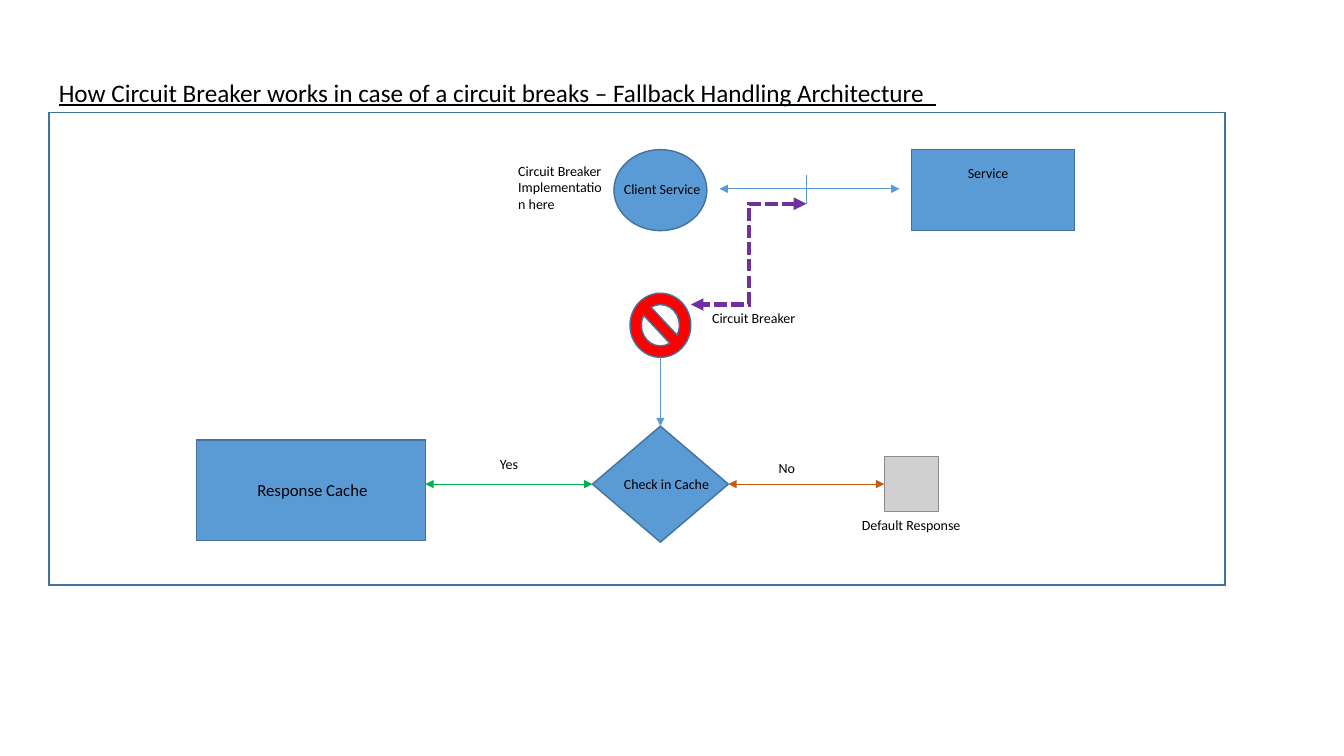
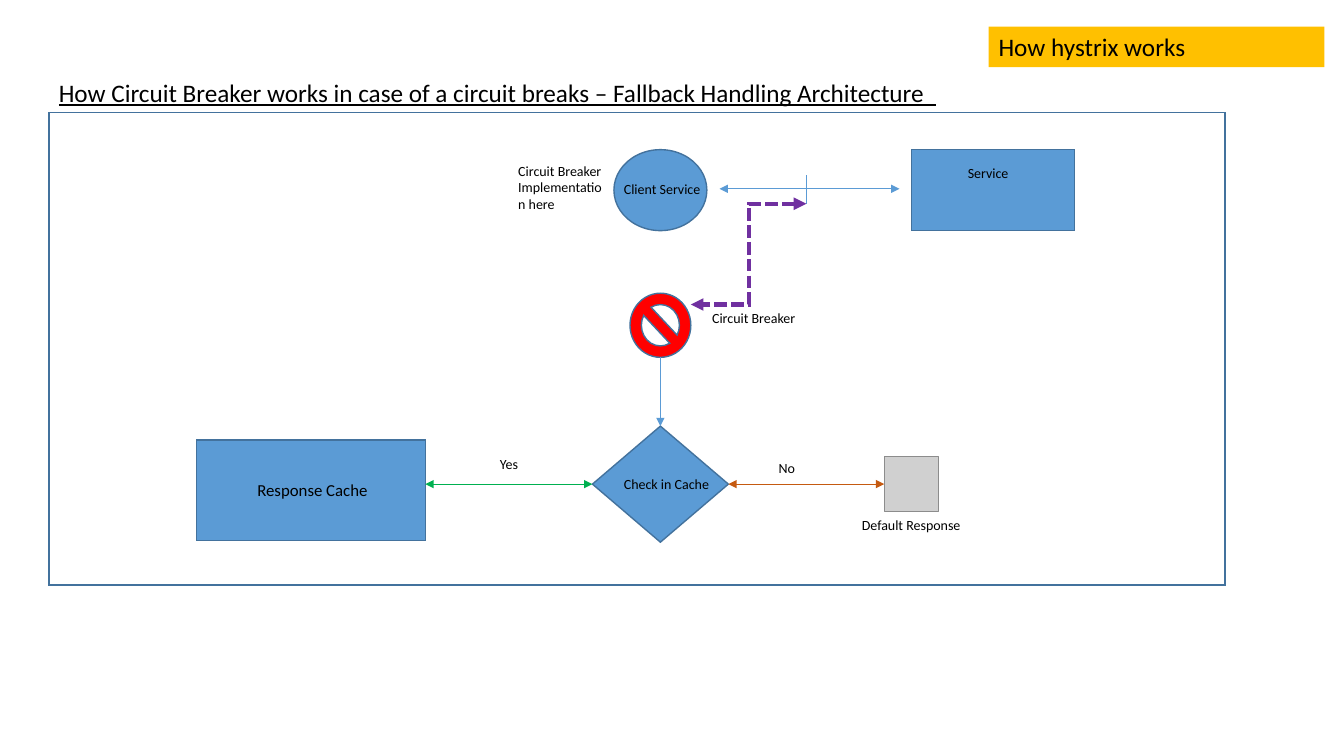
Before and after one commit to krishmetalhead/microservices, a slide deck: slide 14 of Microservice_Architecture_Defined.pptx (slide 16 before the commit). Drawn at 1344x756 pixels with LibreOffice and Linux fonts; fonts in the diff are those of the drawing; grey boxes stand for pictures. Boxes give left, top, right and bottom in pixels: in the first picture for what was removed or moved away, otherwise in the second. Text is boxed around its words. In the diff, an @@ line names an element or a change of style, - is before the commit and + after.

```diff
--- a/Microservice_Architecture_Defined.pptx
+++ b/Microservice_Architecture_Defined.pptx
@@ rectangle added at [989,26,1325,67], fill #FFC000, 18 pt, text #000000 @@
+How hystrix works
```
Also in this commit, not shown: 4 other slides changed, 31 slides added, 14 slides removed.
